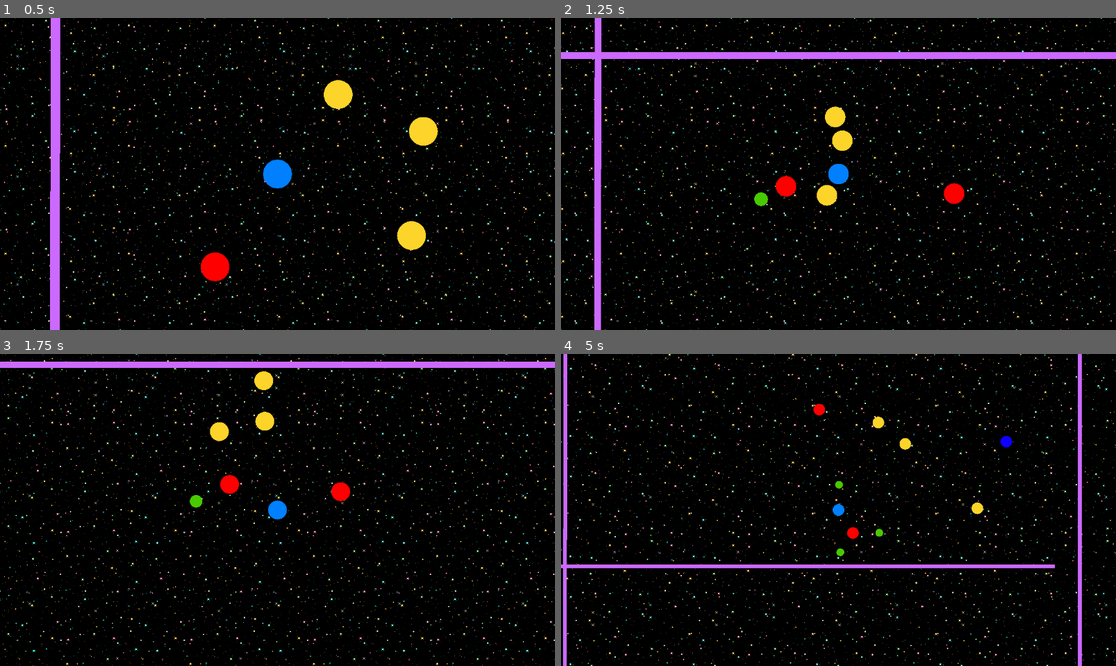
Above: before the commit, frames 1-4 (two rows, left to right).
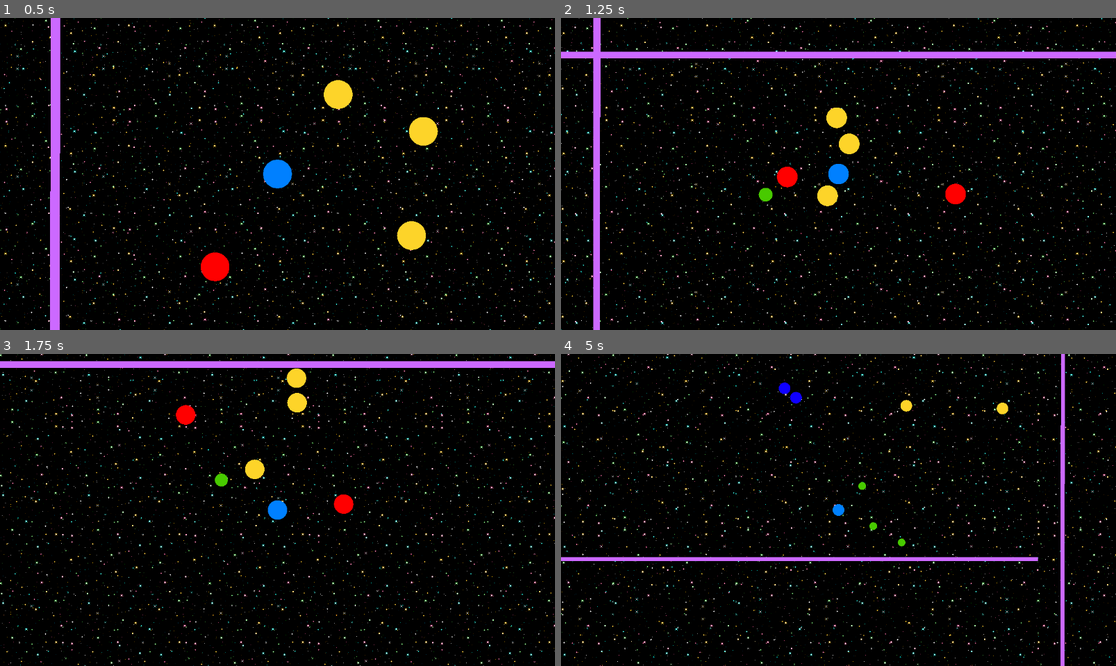
Above: after the commit, the same moments.

Repository: Neshri/godot-testing
Game: Godot game, scene res://main.tscn
Two runs of this game, one before a commit and one after it. Both use one fixed random seed, a clock stepped at 60 frames per second and the inputs below.
Inputs:
- Up to frame 1 (0.5 s): no input
- Up to frame 2 (1.25 s): tap Enter at 0.5 s; hold Right (ui_right) from 0.53 s (still down); tap E at 0.6 s
- Up to frame 3 (1.75 s): release Right (ui_right) at 1.28 s; hold Down (ui_down) from 1.28 s (still down); tap Q at 1.35 s
- Up to frame 4 (5 s): release Down (ui_down) at 2.03 s; hold Right (ui_right) 2.03-2.78 s; tap E at 2.1, 3.6 s; hold Up (ui_up) 2.78-3.53 s; tap Q at 2.85, 4.35 s; hold Left (ui_left) from 3.53 s (still down)

Frame 1 is identical in both runs. In frame 2, 6.3% of the frame differs, in the area x 0-100%, y 0-100%; in frame 3, 8.2%; in frame 4, 12%.

Commit message:
Simple damagesystem implemented

Diff:
--- a/celestial_body.gd
+++ b/celestial_body.gd
@@ -1,17 +1,25 @@
 extends RigidBody2D
+
+signal died
 
 #==============================================================================
 # --- EXPORTED VARIABLES ---
 #==============================================================================
+@export_group("Physics")
 @export var gravity_enabled: bool = true
-# NEW: We add a speed cap variable here so all celestial bodies can have one.
 @export var max_speed: float = 1200.0
+
+@export_group("Health & Damage")
+@export var health: float = 100.0
+@export var damage_threshold_mass_factor: float = 1.0
+@export var damage_coefficient: float = 0.05
 
 
 #==============================================================================
 # --- PRIVATE VARIABLES & CONSTANTS ---
 #==============================================================================
 const GRAVITATIONAL_CONSTANT = 10000.0
+var _actual_damage_threshold: float = 0.0
 
 
 #==============================================================================
@@ -19,16 +27,36 @@
 #==============================================================================
 func _ready():
 	add_to_group("celestial_bodies")
+	_actual_damage_threshold = mass * damage_threshold_mass_factor
+
+
+func _integrate_forces(state: PhysicsDirectBodyState2D):
+	for i in range(state.get_contact_count()):
+		var collider = state.get_contact_collider_object(i)
+
+		if collider == null:
+			continue
+
+		var collider_velocity = state.get_contact_collider_velocity_at_position(i)
+		var contact_normal = state.get_contact_local_normal(i)
+		var relative_velocity = state.linear_velocity - collider_velocity
+		var impulse_magnitude = abs(relative_velocity.dot(contact_normal))
+
+		if impulse_magnitude > _actual_damage_threshold:
+			var damage = (impulse_magnitude - _actual_damage_threshold) * damage_coefficient
+
+			if collider.has_method("take_damage"):
+				# --- DIAGNOSTIC PRINT #1 ---
+				# This line has been added to see the damage being sent.
+				print("%s is dealing %.2f damage to %s" % [self.name, damage, collider.name])
+
+				collider.take_damage(damage)
+
 
 func _physics_process(delta):
-	# --- Gravity Calculation ---
 	if gravity_enabled:
 		var bodies = get_tree().get_nodes_in_group("celestial_bodies")
 		for body in bodies:
-			# FIX: Add robust guard clauses to prevent incorrect force application.
-			# 1. Don't attract yourself.
-			# 2. Don't attract things that aren't RigidBody2D (like orbitals).
-			# 3. Ensure the other body is valid.
 			if body == self or not body is RigidBody2D or not is_instance_valid(body):
 				continue
 
@@ -43,8 +71,24 @@
 
 			apply_central_force(force_vector)
 
-	# --- SPEED CAP FIX ---
-	# By placing this at the end of the physics process, it will reliably cap
-	# the final velocity after all forces for this frame have been applied.
 	if linear_velocity.length() > max_speed:
 		linear_velocity = linear_velocity.limit_length(max_speed)
+
+
+#==============================================================================
+# --- DAMAGE & HEALTH FUNCTIONS ---
+#==============================================================================
+func take_damage(amount: float):
+	# --- DIAGNOSTIC PRINT #2 ---
+	# This line has been added to confirm the function is being entered.
+	print("%s is receiving %.2f damage. %s Health remaining." % [self.name, amount, health-amount])
+
+	if health <= 0:
+		return
+
+	health -= amount
+
+	if health <= 0:
+		health = 0
+		died.emit()
+		queue_free()
--- a/celestial_body.tscn
+++ b/celestial_body.tscn
@@ -14,7 +14,11 @@
 collision_mask = 15
 mass = 100.0
 physics_material_override = SubResource("PhysicsMaterial_pbhp0")
+lock_rotation = true
+contact_monitor = true
+max_contacts_reported = 3
 script = ExtResource("1_pbhp0")
+damage_threshold_mass_factor = 0.25
 
 [node name="CollisionShape2D" type="CollisionShape2D" parent="."]
 shape = SubResource("CircleShape2D_un7c2")
--- a/custom_spring_mass.gd
+++ b/custom_spring_mass.gd
@@ -1,51 +1,78 @@
 # custom_spring_mass.gd
 extends RigidBody2D
 
-# --- Public Properties ---
-@export var rest_length: float = 100.0
-@export var stiffness: float = 200.0
+#==============================================================================
+# --- EXPORTED VARIABLES ---
+#==============================================================================
+@export_group("Spring Physics")
+@export var rest_length: float = 40.0
+@export var stiffness: float = 500.0
 @export var damping: float = 25.0
-@export var max_length: float = 150.0
-
-# --- NEW ---
-# The stiffness of the "force field" at the max_length boundary.
-# Make this MUCH higher than the normal stiffness.
+@export var max_length: float = 200.0
 @export var max_length_stiffness: float = 2000.0
 
-# --- Private Variables ---
+# --- NEW: Damage Properties for the swinging mass ---
+@export_group("Collision Damage")
+@export var damage_threshold_mass_factor: float = 1.0
+@export var damage_coefficient: float = 0.1 # A higher coefficient for more damage
+
+#==============================================================================
+# --- PRIVATE VARIABLES ---
+#==============================================================================
 var anchor_node: Node2D
+var _actual_damage_threshold: float = 0.0
 
 
+#==============================================================================
+# --- BUILT-IN GODOT FUNCTIONS ---
+#==============================================================================
+func _ready():
+	# Calculate the damage threshold once for efficiency.
+	_actual_damage_threshold = mass * damage_threshold_mass_factor
+
 func _integrate_forces(state: PhysicsDirectBodyState2D):
-	if not is_instance_valid(anchor_node):
-		return
+	# --- SPRING LOGIC ---
+	if is_instance_valid(anchor_node):
+		var anchor_pos = anchor_node.global_position
+		var my_pos = state.transform.origin
+		var offset_vector = my_pos - anchor_pos
+		var current_length = offset_vector.length()
+		var direction = offset_vector.normalized()
 
-	var anchor_pos = anchor_node.global_position
-	var my_pos = state.transform.origin
-	var offset_vector = my_pos - anchor_pos
-	var current_length = offset_vector.length()
-	var direction = offset_vector.normalized()
+		if direction != Vector2.ZERO:
+			var boundary_force = Vector2.ZERO
+			if current_length > max_length:
+				var penetration_depth = current_length - max_length
+				boundary_force = -direction * max_length_stiffness * penetration_depth
 
-	if direction == Vector2.ZERO:
-		return
+			var displacement = current_length - rest_length
+			var spring_force_magnitude = -stiffness * displacement
+			var spring_force = direction * spring_force_magnitude
 
-	# --- NEW: Force-Based Limit ---
-	# This logic now ADDs a force instead of overriding physics.
-	var boundary_force = Vector2.ZERO
-	if current_length > max_length:
-		var penetration_depth = current_length - max_length
-		# Calculate a powerful restoring force based on the penetration.
-		boundary_force = -direction * max_length_stiffness * penetration_depth
+			var my_velocity = state.linear_velocity
+			var velocity_along_spring = my_velocity.dot(direction)
+			var damping_force = -damping * velocity_along_spring * direction
 
-	# --- UNCHANGED: Original Spring Logic ---
-	# This code now runs ALL THE TIME, as it should.
-	var displacement = current_length - rest_length
-	var spring_force_magnitude = -stiffness * displacement
-	var spring_force = direction * spring_force_magnitude
+			state.apply_force(spring_force + damping_force + boundary_force)
 
-	var my_velocity = state.linear_velocity
-	var velocity_along_spring = my_velocity.dot(direction)
-	var damping_force = -damping * velocity_along_spring * direction
+	# --- NEW: COLLISION DAMAGE LOGIC ---
+	# This is the same logic used by CelestialBody.
+	for i in range(state.get_contact_count()):
+		var collider = state.get_contact_collider_object(i)
+		if collider == null:
+			continue
 
-	# Apply ALL forces combined. The physics engine will resolve them.
-	state.apply_force(spring_force + damping_force + boundary_force)
+		var collider_velocity = state.get_contact_collider_velocity_at_position(i)
+		var contact_normal = state.get_contact_local_normal(i)
+		var relative_velocity = state.linear_velocity - collider_velocity
+		var impulse_magnitude = abs(relative_velocity.dot(contact_normal))
+
+		if impulse_magnitude > _actual_damage_threshold:
+			var damage = (impulse_magnitude - _actual_damage_threshold) * damage_coefficient
+
+			if collider.has_method("take_damage"):
+				collider.take_damage(damage)
+
+# Helper function for the spawner to call.
+func set_anchor_node(anchor: Node2D):
+	anchor_node = anchor
--- a/player.tscn
+++ b/player.tscn
@@ -18,7 +18,11 @@
 collision_mask = 11
 mass = 1000.0
 physics_material_override = SubResource("PhysicsMaterial_i3pqv")
+contact_monitor = true
+max_contacts_reported = 3
 script = ExtResource("1_onrkg")
+health = 1000.0
+damage_threshold_mass_factor = 0.5
 
 [node name="CollisionShape2D" type="CollisionShape2D" parent="Player"]
 shape = SubResource("CircleShape2D_onrkg")
--- a/seeker_enemy.gd
+++ b/seeker_enemy.gd
@@ -1,4 +1,4 @@
-# SeekerController.gd (Corrected with Polling Method)
+# SeekerController.gd (Corrected with Death Handling)
 extends Node2D
 
 @export var thrust_force: float = 50000.0
@@ -6,57 +6,66 @@
 @export var seeking_color: Color = Color("ff0000")
 
 var current_target: Node2D = null
+# --- NEW ---
+# This flag will prevent logic from running after the body is destroyed.
+var _is_dead: bool = false
 
 @onready var detection_area = $CelestialBody/DetectionArea
 @onready var visuals_node = $CelestialBody/Visuals
-@onready var rigid_body = $CelestialBody # Added for convenience
+@onready var rigid_body = $CelestialBody
 
 func _ready():
-	# Robustness checks - Note that we no longer connect any signals.
+	# Robustness checks
 	if detection_area == null:
 		push_error("SeekerController ERROR: Child 'DetectionArea' not found.")
 		return
 	if visuals_node == null:
-		push_error("SeekerController ERROR: Child 'CelestialBody/Visuals' not found. Check scene tree.")
+		push_error("SeekerController ERROR: Child 'CelestialBody/Visuals' not found.")
 		return
 	if rigid_body == null:
 		push_error("SeekerController ERROR: Child 'CelestialBody' not found.")
 		return
 
+	# --- NEW: Connect to our own body's death signal ---
+	# This tells the controller to listen for the 'died' signal from its own CelestialBody.
+	# When that signal is received, it will call our new _on_celestial_body_died function.
+	rigid_body.died.connect(_on_celestial_body_died)
+
 	visuals_node.set_display_color(idle_color)
 
 func _physics_process(delta):
+	# --- NEW: Guard Clause ---
+	# If the body is dead, stop all processing immediately.
+	if _is_dead:
+		return
+
 	# --- 1. FIND THE TARGET ---
 	var player_in_zone = find_player_in_zone()
 
 	# --- 2. UPDATE STATE BASED ON FINDINGS ---
 	if player_in_zone and not is_instance_valid(current_target):
-		# We found a player, but we weren't tracking one before.
-		# START SEEKING.
 		current_target = player_in_zone
 		visuals_node.set_display_color(seeking_color)
 	elif not player_in_zone and is_instance_valid(current_target):
-		# We didn't find a player, but we WERE tracking one.
-		# STOP SEEKING.
 		current_target = null
 		visuals_node.set_display_color(idle_color)
 
 	# --- 3. EXECUTE LOGIC ---
-	# If we have a valid target at the end of all that, apply force.
 	if is_instance_valid(current_target):
 		var direction_to_player = (current_target.global_position - rigid_body.global_position).normalized()
 		rigid_body.apply_central_force(direction_to_player * thrust_force)
 
-# This new helper function does the core work.
 func find_player_in_zone() -> Node2D:
-	# Get a list of all physics bodies currently inside our detection area.
 	var bodies = detection_area.get_overlapping_bodies()
+	for body in bodies:
+		if body.is_in_group("player"):
+			return body
+	return null
 
-	for body in bodies:
-		# Check each body to see if it's the player.
-		if body.is_in_group("player"):
-			# We found the player! Return it immediately and stop searching.
-			return body
+# --- NEW: This function handles the 'died' signal ---
+func _on_celestial_body_died():
+	# Set our flag to true to stop any further logic in _physics_process.
+	_is_dead = true
 
-	# If the loop finishes and we haven't found the player, return null.
-	return null
+	# The controller is now useless, so we should clean it up as well.
+	queue_free()
--- a/swinging_mass.tscn
+++ b/swinging_mass.tscn
@@ -13,12 +13,14 @@
 [node name="CustomSpringMass" type="RigidBody2D"]
 collision_layer = 4
 collision_mask = 13
-mass = 100.0
+mass = 500.0
 physics_material_override = SubResource("PhysicsMaterial_k3ud8")
+contact_monitor = true
+max_contacts_reported = 3
 script = ExtResource("1_7unch")
-rest_length = 40.0
-stiffness = 500.0
-max_length = 200.0
+stiffness = 2500.0
+damping = 50.0
+max_length_stiffness = 10000.0
 
 [node name="CollisionShape2D" type="CollisionShape2D" parent="."]
 shape = SubResource("CircleShape2D_k3ud8")
